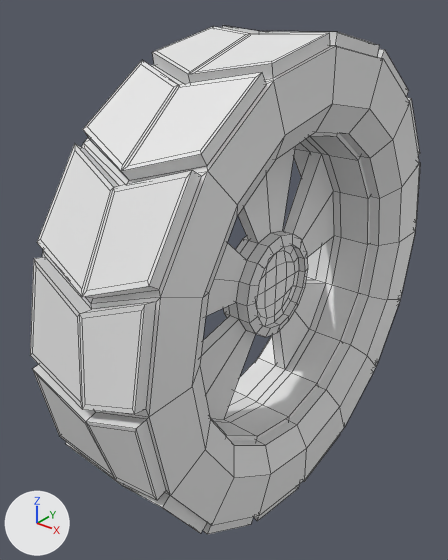
Renders of the FBX model Blender/Karts/Kart 3/trasera der.fbx from each side of a commit.
Rendered twice from a camera (50 mm lens) standing at (3.68, -0.115, 1.446) and looking at (2.613, 1.219, 0.619). The axes (+X, +Y, +Z) are drawn at lower left. The lights are the same throughout. The picture after the commit comes second. Mesh edges are drawn as thin lines. Where no turn or scale is listed for an object, it has been applied to the vertices.
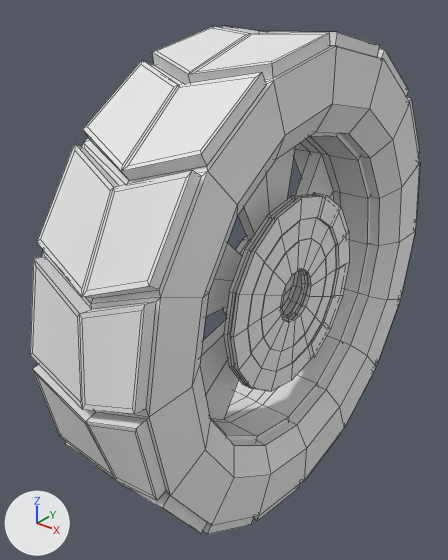
The newer file is also turned or shifted as a whole; pictures and numbers use the older file's frame.

What the commit changed:
me_circle_018 is used by ob_circle_009; location (2.709, 1.294, 0.616).
me_circle_018 had 834 vertices, 842 faces and spanned x -0.188..0.191, y -0.715..0.715, z -0.715..0.715.
me_circle_018 now has 1118 vertices, 1124 faces and spans x -0.188..0.191, y -0.715..0.715, z -0.715..0.715.
me_circle_018 part 1: a new loose piece of 256 vertices spanning x 0.085..0.118, y -0.302..0.3, z -0.314..0.288.
me_circle_018 part 2: a new loose piece of 28 vertices spanning x 0.08..0.123, y 0.1..0.312, z -0.291..0.265.

Pixel boxes [x1, y1, x2, y2] of what changed, in the pictures (448 x 560 px):
part 1 of me_circle_018, added: after [224, 194, 337, 392]
part 2 of me_circle_018, added: after [310, 193, 349, 358]
